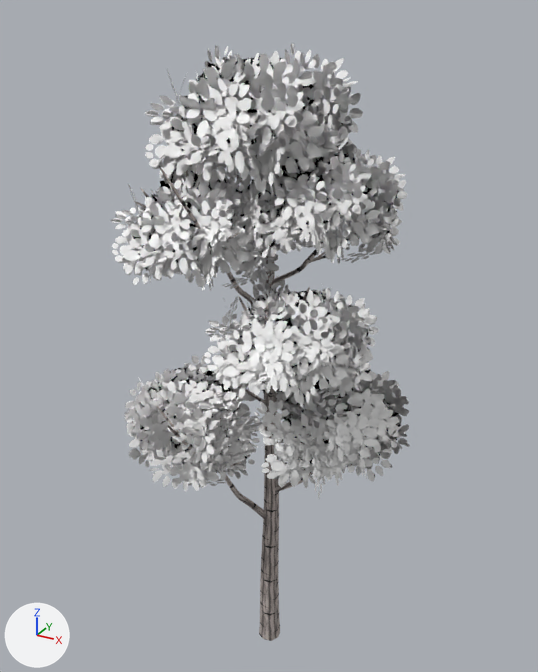
Two versions of the glTF model public/models/qtrees/BirchTree_2.glb, one commit apart.
Camera for both pictures: a 50 mm camera at (3.69, -6.73, 7.73) aimed at (-0.08, 0.12, 4.3). Every picture has the same lights, and +X, +Y and +Z are marked at lower left. The first picture is the older version. Where no turn or scale is listed for an object, it has been applied to the vertices.

The first picture shows 'BirchTree_2'.
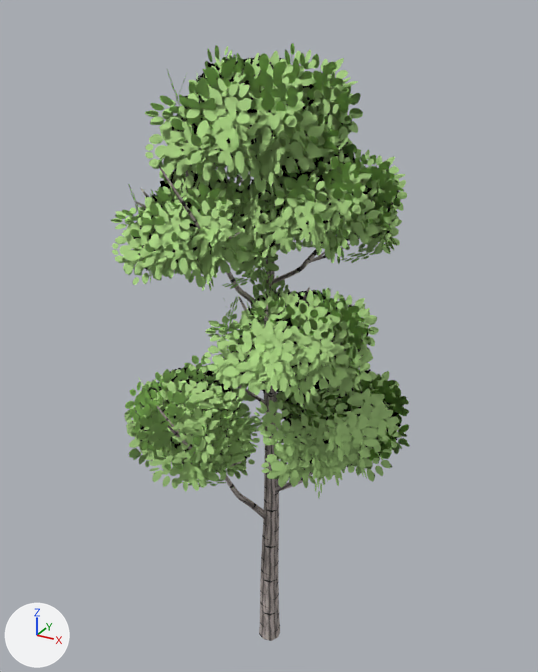
Boxes [x1, y1, x2, y2] around the edits, measured in the pictures (538 x 672 px):
```json
{"object": "BirchTree_2", "change": "recoloured", "before": [111, 43, 410, 498], "after": [111, 43, 410, 498], "on screen": "grey to green"}
```

The change, as JSON lines over the scene's bpy script:
```json
{"op": "add", "block": "mat_birchtree_leaves", "code": "n5 = _N.new('ShaderNodeMix'); n5.name = 'Mix'"}
{"op": "add", "block": "mat_birchtree_leaves", "code": "n5.data_type = 'RGBA'"}
{"op": "add", "block": "mat_birchtree_leaves", "code": "n5.blend_type = 'MULTIPLY'"}
{"op": "add", "block": "mat_birchtree_leaves", "code": "n5.inputs[0].default_value = 1.0  # 'Factor'"}
{"op": "add", "block": "mat_birchtree_leaves", "code": "n5.inputs[7].default_value = (0.45, 0.72, 0.25, 1.0)  # 'B', green #b3dd89"}
{"block": "mat_birchtree_leaves", "where": "n4 = _N.new('ShaderNodeTexImage'); n4.name = 'Image Texture'"}
{"block": "mat_birchtree_leaves", "where": "n0 = _N.new('ShaderNodeBsdfPrincipled'); n0.name = 'Principled BSDF'"}
{"op": "remove", "block": "mat_birchtree_leaves", "code": "_L.new(n4.outputs[0], n0.inputs[0])  # 'Color' to 'Base Color'"}
{"op": "add", "block": "mat_birchtree_leaves", "code": "_L.new(n5.outputs[2], n0.inputs[0])  # 'Result' to 'Base Color'"}
{"op": "add", "block": "mat_birchtree_leaves", "code": "_L.new(n4.outputs[0], n5.inputs[6])  # 'Color' to 'A'"}
```
